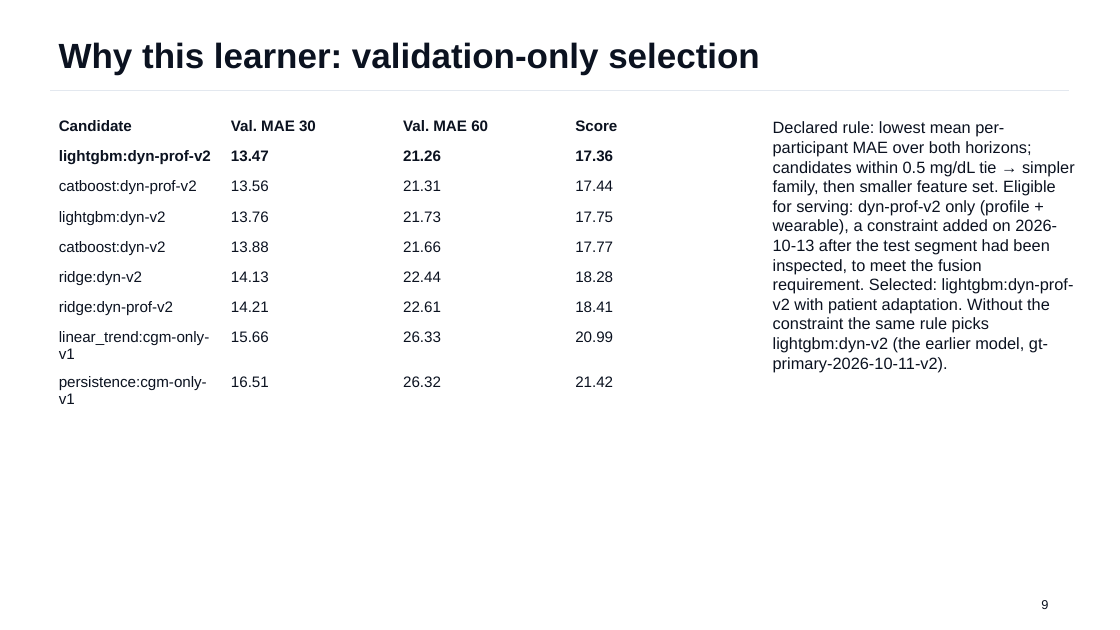
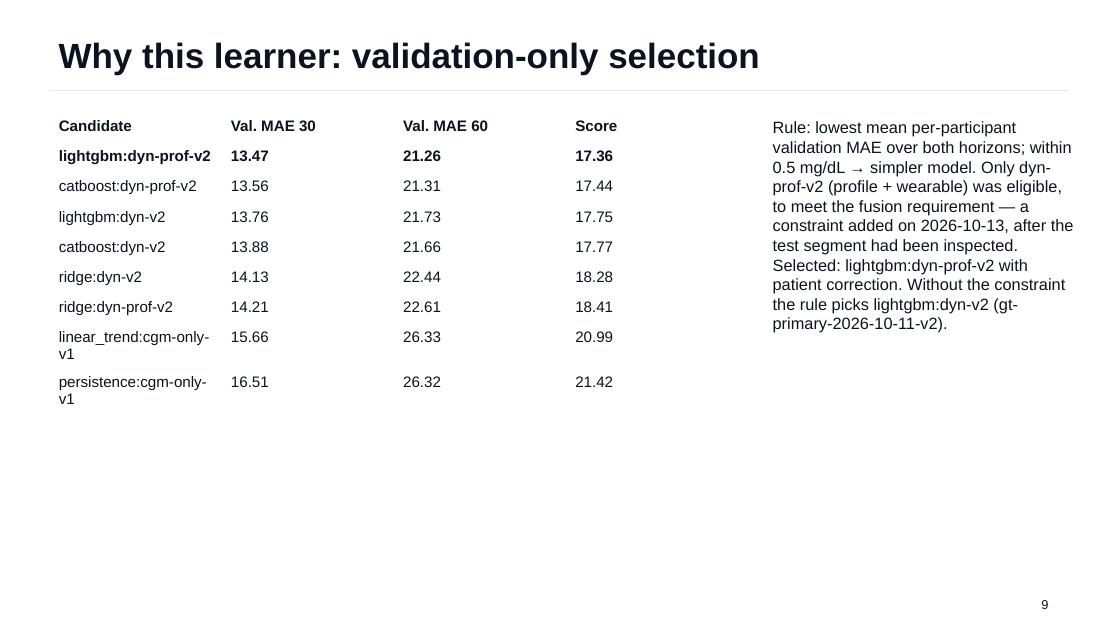
Before and after one commit to Avi36005/DigitalTwin-Challenge-Kryptonite, a slide deck: slide 9 of docs/submission/GlucoTwin_Presentation.pptx. Drawn at 1120x630 pixels with LibreOffice and Linux fonts; fonts in the diff are those of the drawing. Boxes give left, top, right and bottom in pixels: in the first picture for what was removed or moved away, otherwise in the second. Text is boxed around its words. In the diff, an @@ line names an element or a change of style, - is before the commit and + after.

```diff
--- a/docs/submission/GlucoTwin_Presentation.pptx
+++ b/docs/submission/GlucoTwin_Presentation.pptx
@@ text at [773, 121, 1074, 333]: text changed @@
-Declared rule: lowest mean per-participant MAE over both horizons; candidates within 0.5 mg/dL tie → simpler family, then smaller feature set. Eligible for serving: dyn-prof-v2 only (profile + wearable), a constraint added on 2026-10-13 after the test segment had been inspected, to meet the fusion requirement. Selected: lightgbm:dyn-prof-v2 with patient adaptation. Without the constraint the same rule picks lightgbm:dyn-v2 (the earlier model, gt-primary-2026-10-11-v2).
+Rule: lowest mean per-participant validation MAE over both horizons; within 0.5 mg/dL → simpler model. Only dyn-prof-v2 (profile + wearable) was eligible, to meet the fusion requirement — a constraint added on 2026-10-13, after the test segment had been inspected. Selected: lightgbm:dyn-prof-v2 with patient correction. Without the constraint the rule picks lightgbm:dyn-v2 (gt-primary-2026-10-11-v2).
```
Also in this commit, not shown: 8 other slides changed, 13 slides removed, 39 other files.
